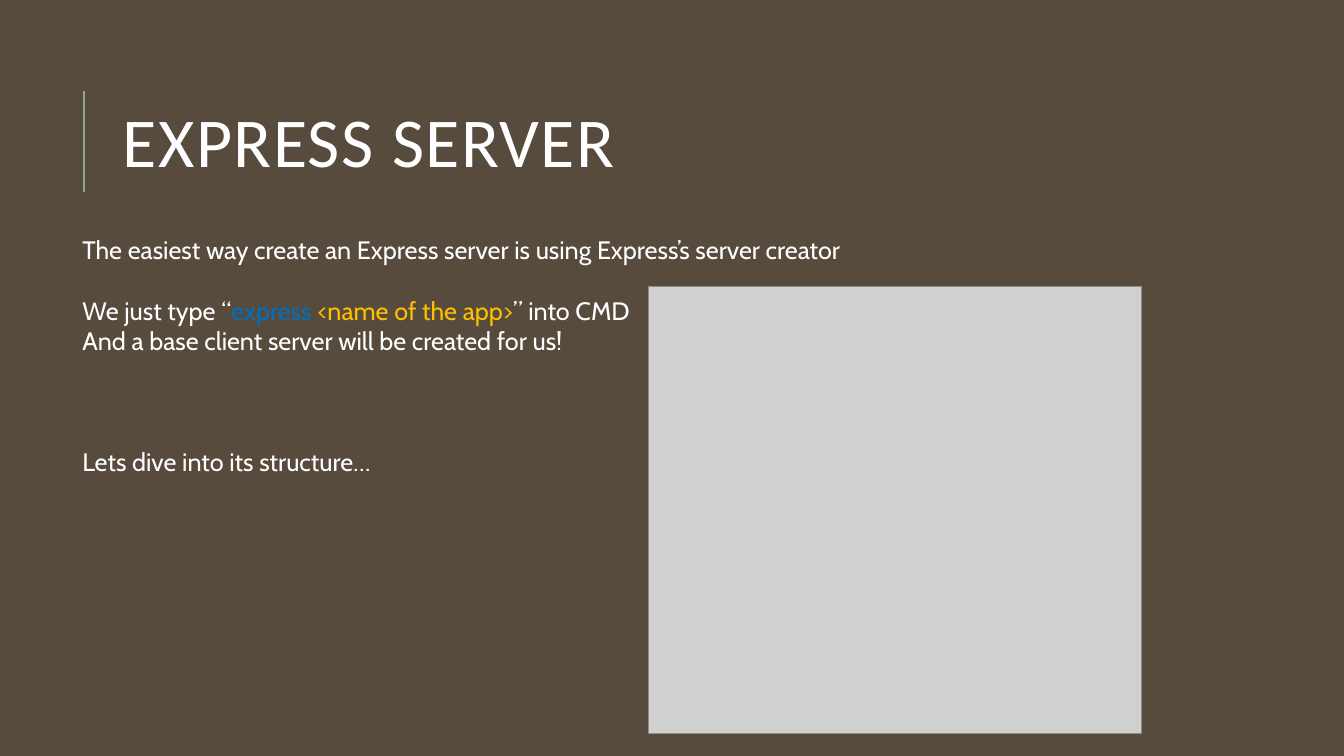
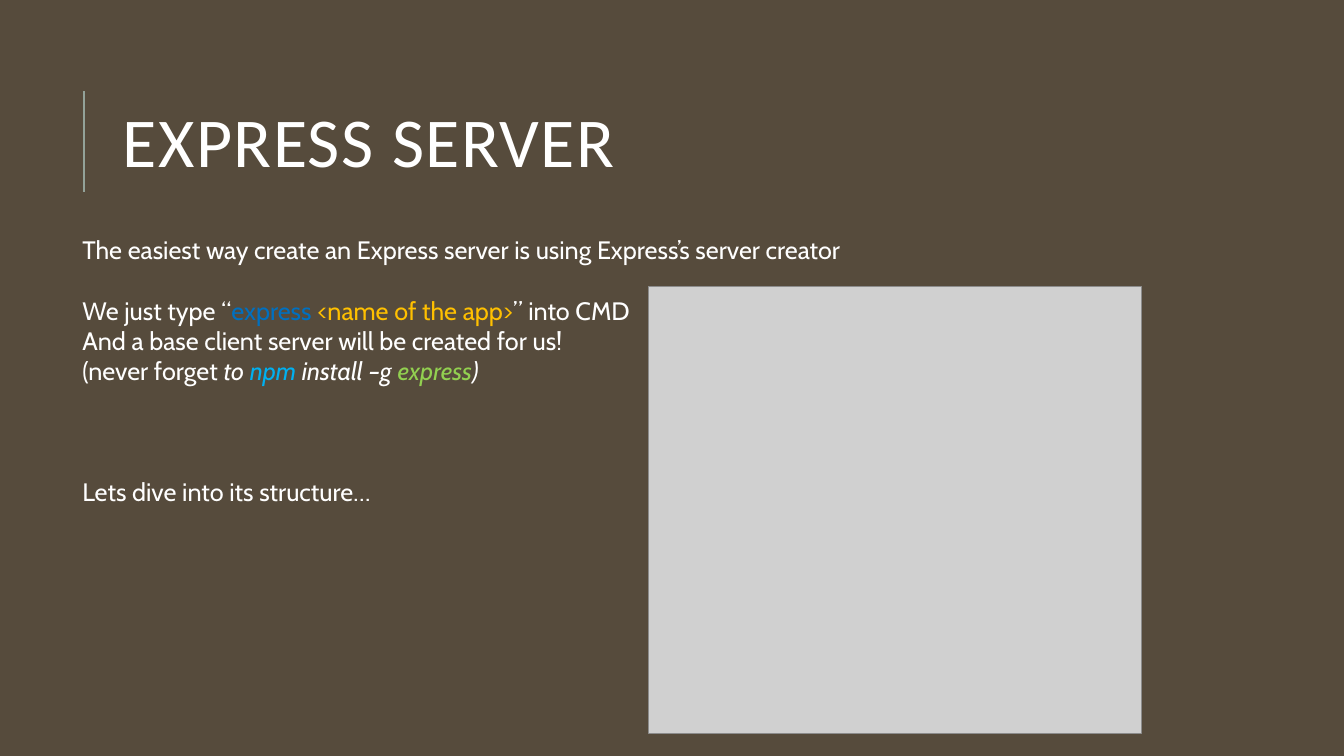
Before and after one commit to jce-il/se-class, a slide deck: slide 3 of tirgul/Node and azure.pptx. Drawn at 1344x756 pixels with LibreOffice and Linux fonts; fonts in the diff are those of the drawing; grey boxes stand for pictures. Boxes give left, top, right and bottom in pixels: in the first picture for what was removed or moved away, otherwise in the second. Text is boxed around its words. In the diff, an @@ line names an element or a change of style, - is before the commit and + after.

```diff
--- a/tirgul/Node and azure.pptx
+++ b/tirgul/Node and azure.pptx
@@ text at (82,361,479,387): paragraph added @@
+(never forget to npm install –g express)
```
Also in this commit, not shown: 4 other slides changed, 2 slides added, 1 other file.
